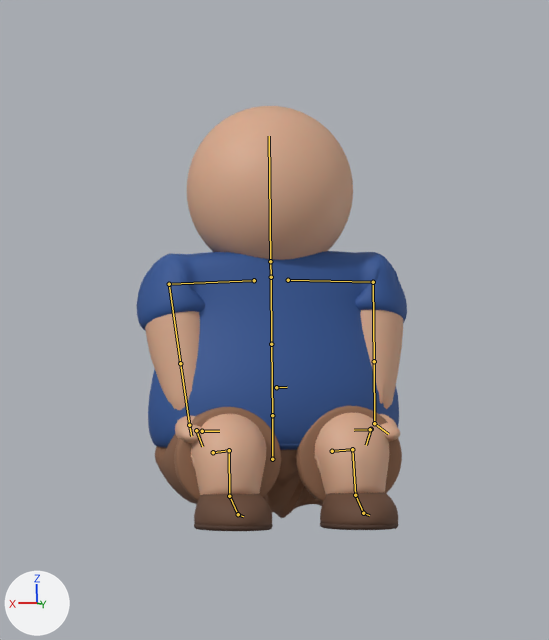
Two versions of the Blender file art/rounded_character/personaje_animado.blend, one commit apart.
Rendered twice from the file's camera 'Camara'. Lighting does not change. The marker at lower left points along +X, +Y and +Z. The picture after the commit comes second. Both versions are drawn at frame 191 of the action 'Sit'; the numbers are the values there. The bones that bend it are drawn over the model as lines.

Objects in the first picture: 'Body'.
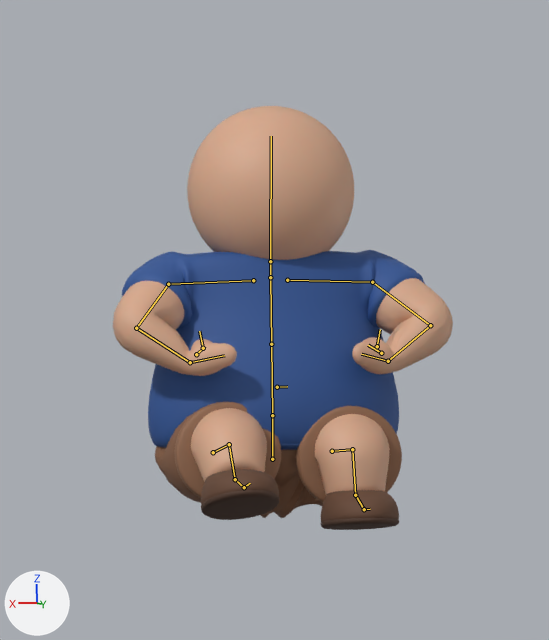
What changed in the scene script:
```text
Change bone_chest:
    where bone_chest = bpy.data.objects['RIG · personaje redondeado'].pose.bones['chest']  # child of 'spine'
    bone_chest.rotation_euler: (0.0, 0.0, 0.0) -> (-0.0175, 0.0, 0.0)  # degrees (0, 0, 0) -> degrees (-1, 0, 0)
Change bone_head:
    where bone_head = bpy.data.objects['RIG · personaje redondeado'].pose.bones['head']  # child of 'neck'
    bone_head.rotation_euler: (0.0, -0.0175, 0.0) -> (0.0349, -0.105, -0.0175)  # degrees (0, -1, 0) -> degrees (2, -6, -1)
Change bone_ctrl_hand_ik_l:
    where bone_ctrl_hand_ik_l = bpy.data.objects['RIG · personaje redondeado'].pose.bones['CTRL_hand_IK.L']  # child of 'CTRL_root'
    bone_ctrl_hand_ik_l.location: (0.25, -1.08, -2.023) -> (0.435, -1.03, -1.523)
    bone_ctrl_hand_ik_l.rotation_euler: (-0.262, 0.0, -1.396) -> (-1.571, -1.78, -1.082)  # degrees (-15, 0, -80) -> degrees (-90, -102, -62)
Change bone_ctrl_elbow_l:
    where bone_ctrl_elbow_l = bpy.data.objects['RIG · personaje redondeado'].pose.bones['CTRL_elbow.L']  # child of 'CTRL_root'
    bone_ctrl_elbow_l.location: (0.06, -1.65, 0.25) -> (0.41, -1.35, 1.4)
Change bone_ctrl_foot_ik_l:
    where bone_ctrl_foot_ik_l = bpy.data.objects['RIG · personaje redondeado'].pose.bones['CTRL_foot_IK.L']  # child of 'CTRL_root'
    bone_ctrl_foot_ik_l.rotation_euler: (0.0, 0.0, 0.0) -> (-0.105, 0.0, 0.0)  # degrees (0, 0, 0) -> degrees (-6, 0, 0)
Change bone_ctrl_hand_ik_r:
    where bone_ctrl_hand_ik_r = bpy.data.objects['RIG · personaje redondeado'].pose.bones['CTRL_hand_IK.R']  # child of 'CTRL_root'
    bone_ctrl_hand_ik_r.location: (-0.25, -1.08, -2.023) -> (-0.435, -1.03, -1.523)
    bone_ctrl_hand_ik_r.rotation_euler: (-0.262, 0.0, 1.396) -> (-1.571, 1.78, 1.082)  # degrees (-15, 0, 80) -> degrees (-90, 102, 62)
Change bone_ctrl_elbow_r:
    where bone_ctrl_elbow_r = bpy.data.objects['RIG · personaje redondeado'].pose.bones['CTRL_elbow.R']  # child of 'CTRL_root'
    bone_ctrl_elbow_r.location: (-0.06, -1.65, 0.25) -> (-0.41, -1.35, 1.4)
Change bone_ctrl_foot_ik_r:
    where bone_ctrl_foot_ik_r = bpy.data.objects['RIG · personaje redondeado'].pose.bones['CTRL_foot_IK.R']  # child of 'CTRL_root'
    bone_ctrl_foot_ik_r.location: (-0.025, 0.669, 0.166) -> (-0.025, 0.763, -0.01)
    bone_ctrl_foot_ik_r.rotation_euler: (0.0, 0.0, 0.0) -> (-0.279, 0.0, 0.0)  # degrees (0, 0, 0) -> degrees (-16, 0, 0)
```

Where the change shows, as pixel boxes (x1, y1, x2, y2) in the pictures (549 x 640 px):
'Body', posed (26% wider)
    before: (137, 106, 407, 531)
    after: (113, 106, 453, 530)
bone 'chest', root to tip
    before: (271, 344) to (271, 277)
    after: (271, 344) to (270, 277)
bone 'head', root to tip
    before: (270, 261) to (269, 136)
    after: (270, 261) to (271, 136)
